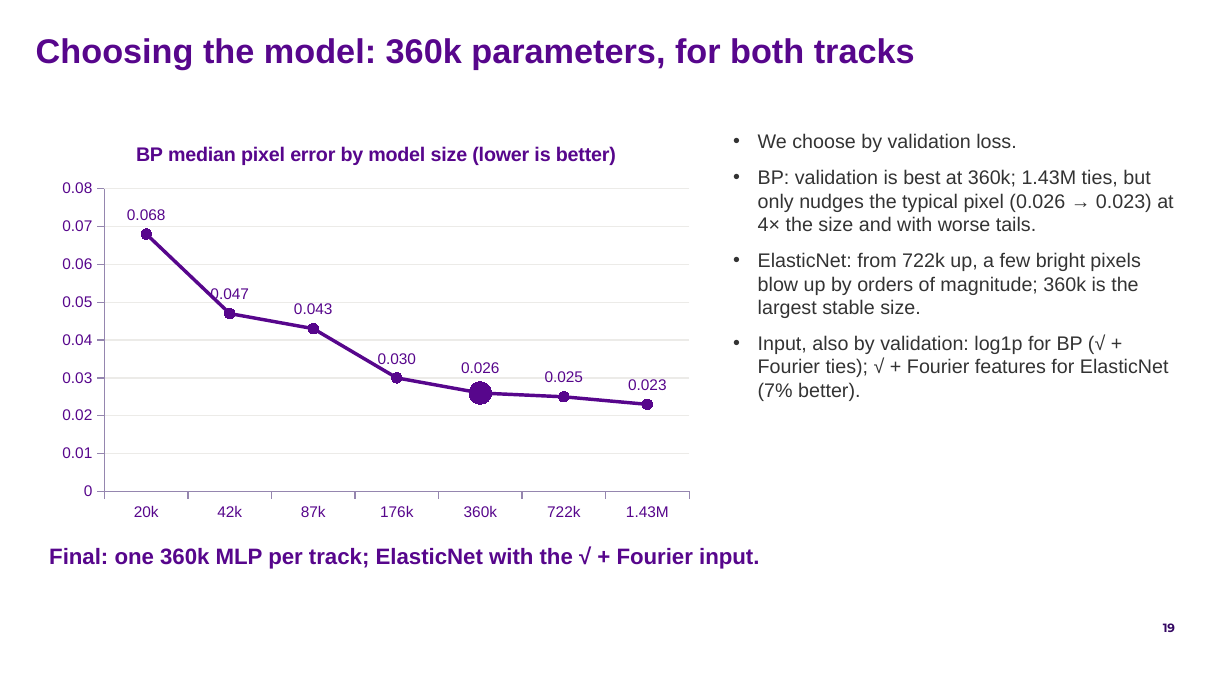
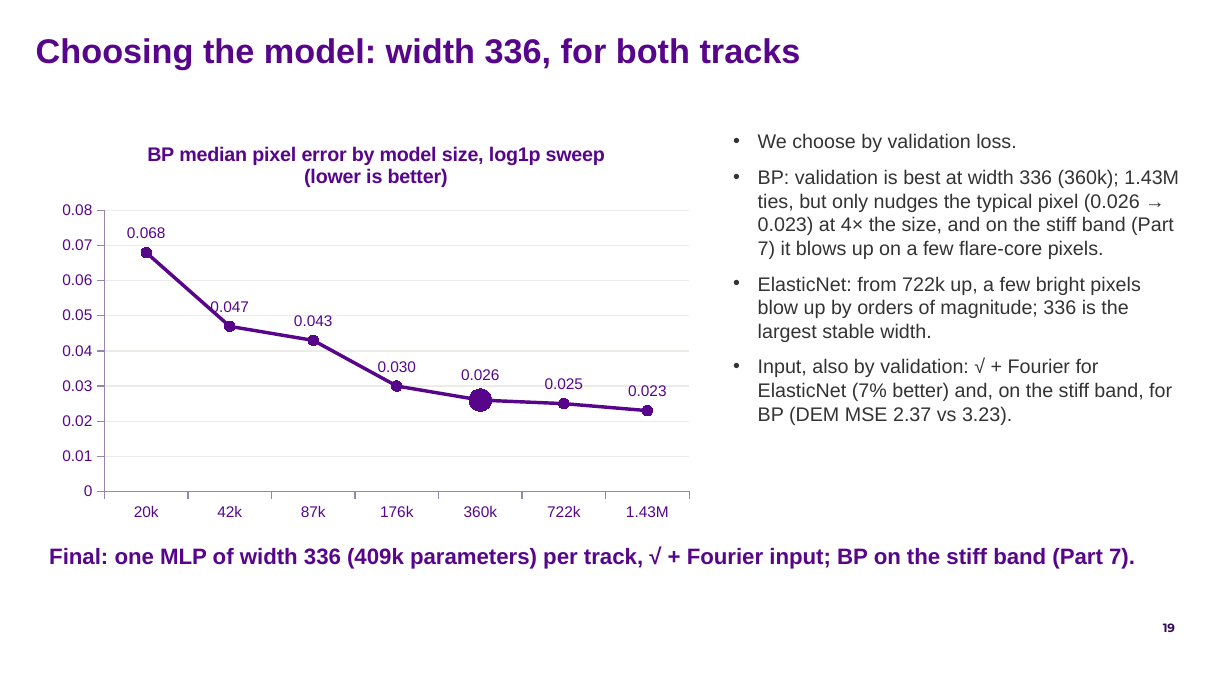
Before and after one commit to FruitPnchSamuraiG/solar-dem-inversion, a slide deck: slide 19 of slides/DEM_deck_v2.pptx. Drawn at 1232x693 pixels with LibreOffice and Linux fonts; fonts in the diff are those of the drawing; background and template pictures are left out. Boxes give left, top, right and bottom in pixels: in the first picture for what was removed or moved away, otherwise in the second. Text is boxed around its words. In the diff, an @@ line names an element or a change of style, - is before the commit and + after.

Commit message:
deck: rebuilt on the adopted stiff-band BP model; Part 7 is now the failure and the fix
Summary, model, loss (band weight mu), model-choice and results slides carry the
120 + 120 continued model. Part 7 has eight slides: the old failure, the
suggestions on the original loss, the objective-gap cause, the 616-vs-85 price,
the mu screen on validation, the stiff-band runs, flare cores now, what remains.
New-model figures in results/plots/22_adopted_bp_20261014 (README); outline synced;
STATE.md and CLAUDE.md record the revised BP final.

```diff
--- a/slides/DEM_deck_v2.pptx
+++ b/slides/DEM_deck_v2.pptx
@@ text at bbox=[36, 38, 801, 70]: text changed @@
-Choosing the model: 360k parameters, for both tracks
+Choosing the model: width 336, for both tracks
@@ line chart at bbox=[49, 123, 702, 530] @@
@@ title "BP median pixel error by model size (lower is better)" to "BP median pixel error by model size, log1p sweep (lower is better)" @@
@@ text at bbox=[758, 169, 1179, 425]: text changed @@
-• BP: validation is best at 360k; 1.43M ties, but only nudges the typical pixel (0.026 → 0.023) at 4× the size and with worse tails.
-• ElasticNet: from 722k up, a few bright pixels blow up by orders of magnitude; 360k is the largest stable size.
-• Input, also by validation: log1p for BP (√ + Fourier ties); √ + Fourier features for ElasticNet (7% better).
+• BP: validation is best at width 336 (360k); 1.43M ties, but only nudges the typical pixel (0.026 → 0.023) at 4× the size, and on the stiff band (Part 7) it blows up on a few flare-core pixels.
+• ElasticNet: from 722k up, a few bright pixels blow up by orders of magnitude; 336 is the largest stable width.
+• Input, also by validation: √ + Fourier for ElasticNet (7% better) and, on the stiff band, for BP (DEM MSE 2.37 vs 3.23).
@@ text at bbox=[49, 548, 1135, 569]: text changed @@
-Final: one 360k MLP per track; ElasticNet with the √ + Fourier input.
+Final: one MLP of width 336 (409k parameters) per track, √ + Fourier input; BP on the stiff band (Part 7).
```
Also in this commit, not shown: 12 other slides changed, 8 slides added, 5 slides removed, 13 other files.
